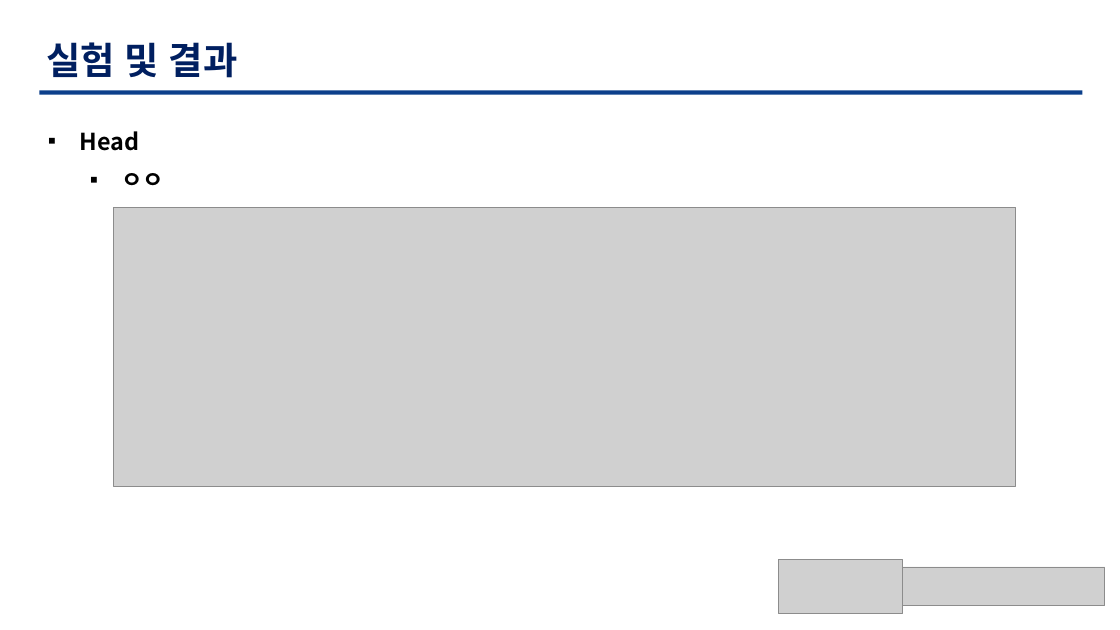
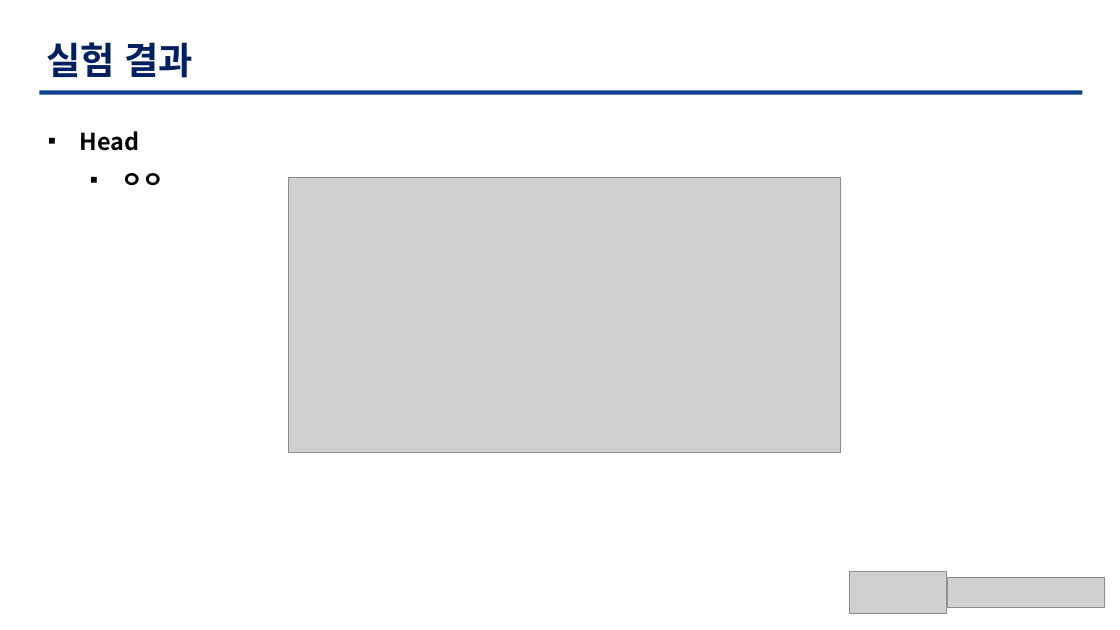
Before and after one commit to TaegyuHan/Solar_radiation_prediction_model, a slide deck: slide 14 of KICS_PT/[KICS] 모델 poster.pptx (slide 11 before the commit). Drawn at 1120x630 pixels with LibreOffice and Linux fonts; fonts in the diff are those of the drawing; grey boxes stand for pictures. Boxes give left, top, right and bottom in pixels: in the first picture for what was removed or moved away, otherwise in the second. Text is boxed around its words. In the diff, an @@ line names an element or a change of style, - is before the commit and + after.

```diff
--- a/KICS_PT/[KICS] 모델 poster.pptx
+++ b/KICS_PT/[KICS] 모델 poster.pptx
@@ text at (46, 42, 193, 78): text changed @@
-실험 및 결과
+실험 결과
@@ picture: place and size @@
-picture at (113, 208, 1017, 486)
+picture at (289, 178, 841, 453)
@@ picture: place and size @@
-picture at (779, 560, 903, 613)
+picture at (850, 571, 948, 613)
@@ picture: place and size @@
-picture at (903, 567, 1106, 606)
+picture at (947, 577, 1105, 607)
```
Also in this commit, not shown: 11 other slides changed, 3 slides added, 2 slides removed.
